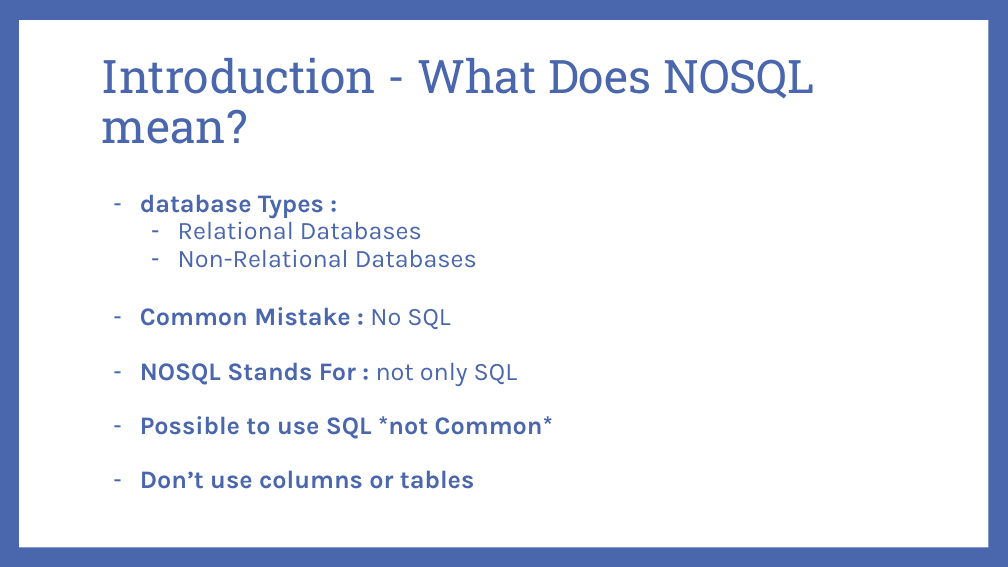
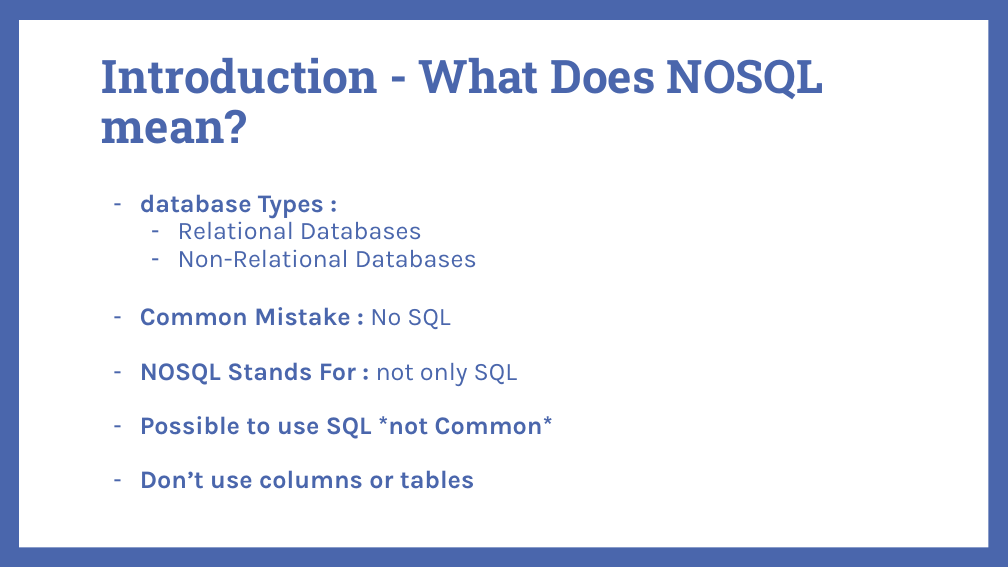
Before and after one commit to abedafnan/MonogoDB-Project, a slide deck: slide 2 of MongoDB Project.pptx. Drawn at 1008x567 pixels with LibreOffice and Linux fonts; fonts in the diff are those of the drawing. Boxes give left, top, right and bottom in pixels: in the first picture for what was removed or moved away, otherwise in the second. Text is boxed around its words. In the diff, an @@ line names an element or a change of style, - is before the commit and + after.

```diff
--- a/MongoDB Project.pptx
+++ b/MongoDB Project.pptx
@@ title "Introduction - What Does NOSQL ..." at (x1=102, y1=58, x2=824, y2=144): bold on @@
```
Also in this commit, not shown: 3 other slides changed, 2 slides added, 3 other files.
